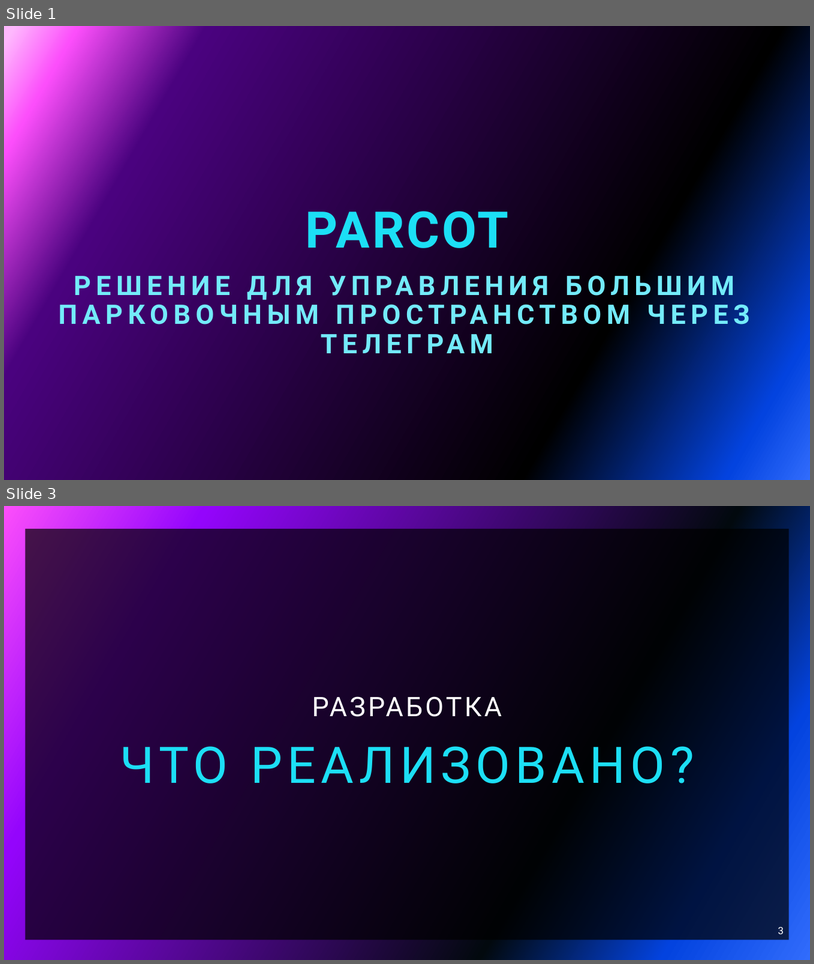
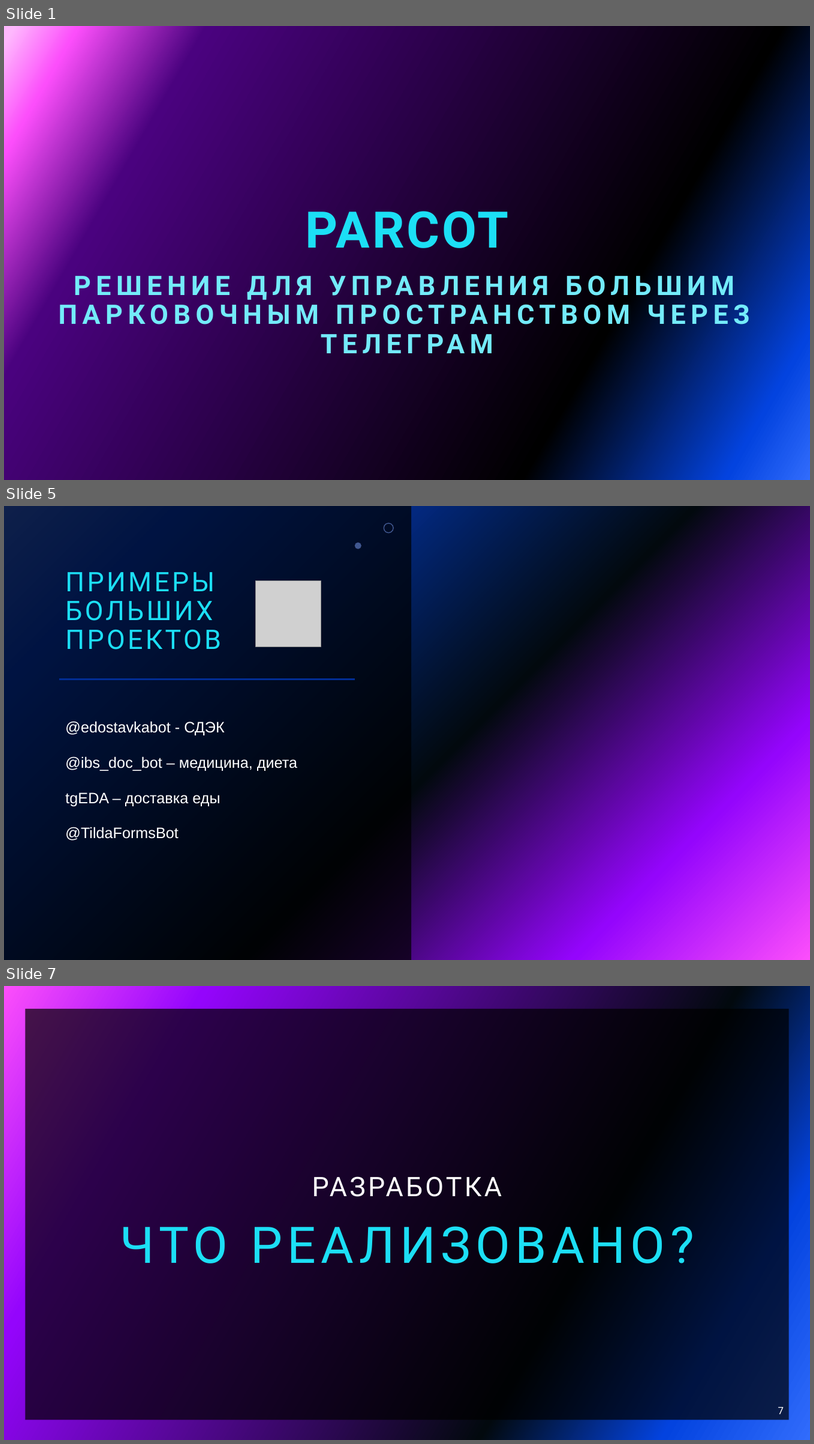
Before and after one commit to KrivoSoft/Parcot, a slide deck: Презентация Parcot.pptx. Shown one above the other, each under a label of ours: slides 1 and 3 before the commit, slides 1, 5 and 7 after it; the slides between them are not shown. The pictures are 814x964 and 814x1444 pixels, drawn with LibreOffice and Linux fonts; fonts in the diff are those of the drawing; grey boxes stand for pictures; background and template pictures are left out. Boxes give left, top, right and bottom in pixels: in the first picture for what was removed or moved away, otherwise in the second. Text is boxed around its words. In the diff, an @@ line names an element or a change of style, - is before the commit and + after.

```diff
--- a/Презентация Parcot.pptx
+++ b/Презентация Parcot.pptx
@@ slide 5 added at (x1=4, y1=506, x2=810, y2=960), background gradient #316CFC to #0343DF to #02090E to #9405FC to #FC4EFB @@
@@ rectangle added at (x1=4, y1=506, x2=412, y2=960), fill #000000 at 70% opacity @@
@@ ellipse added at (x1=384, y1=523, x2=393, y2=532), outline #83A7FD 1 pt @@
@@ freeform shape added at (x1=355, y1=542, x2=362, y2=549), fill #83A7FD at 49% opacity @@
@@ title added at (x1=65, y1=572, x2=221, y2=649), 32 pt, text #1CDFF5 @@
+ПРИМЕРЫ БОЛЬШИХ ПРОЕКТОВ
@@ picture added at (x1=255, y1=580, x2=321, y2=646) @@
@@ line added from (59, 679) to (355, 679), #9405FC 2 pt @@
@@ text added at (x1=65, y1=721, x2=297, y2=840), 18 pt, text #FFFFFF @@
+@edostavkabot - СДЭК
+@ibs_doc_bot – медицина, диета
+tgEDA – доставка еды
+@TildaFormsBot
@@ what was slide 3 is now slide 7 @@
@@ page number at (x1=779, y1=1407, x2=784, y2=1414): text changed @@
-3
+7
```
Also in this commit, not shown: 3 slides changed, 6 other slides added, 3 slides removed.
